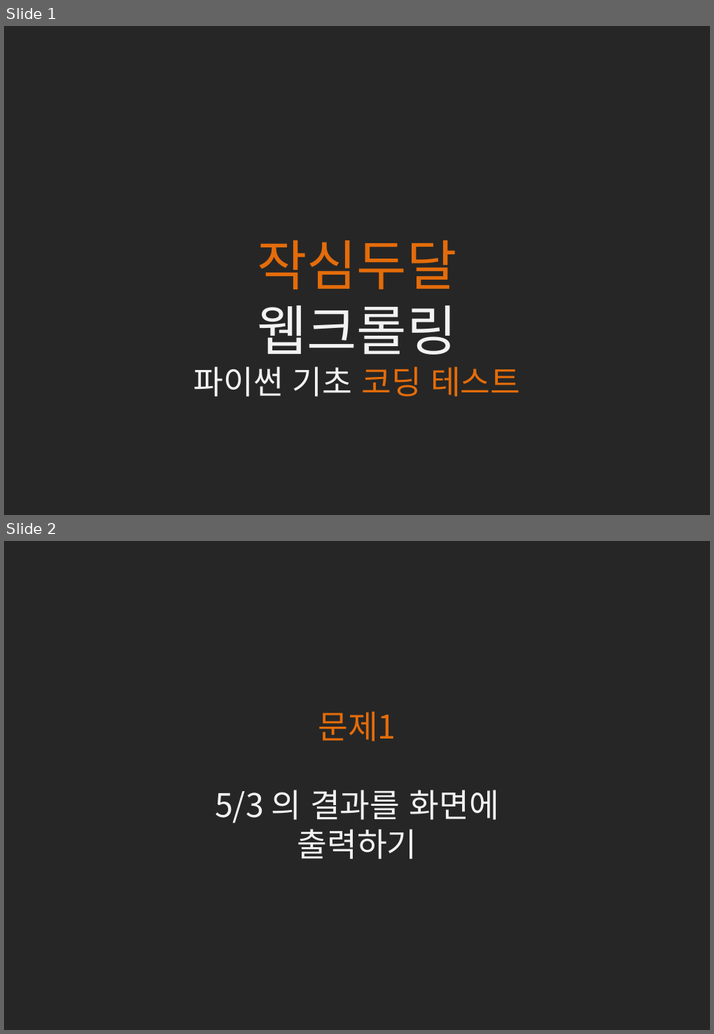
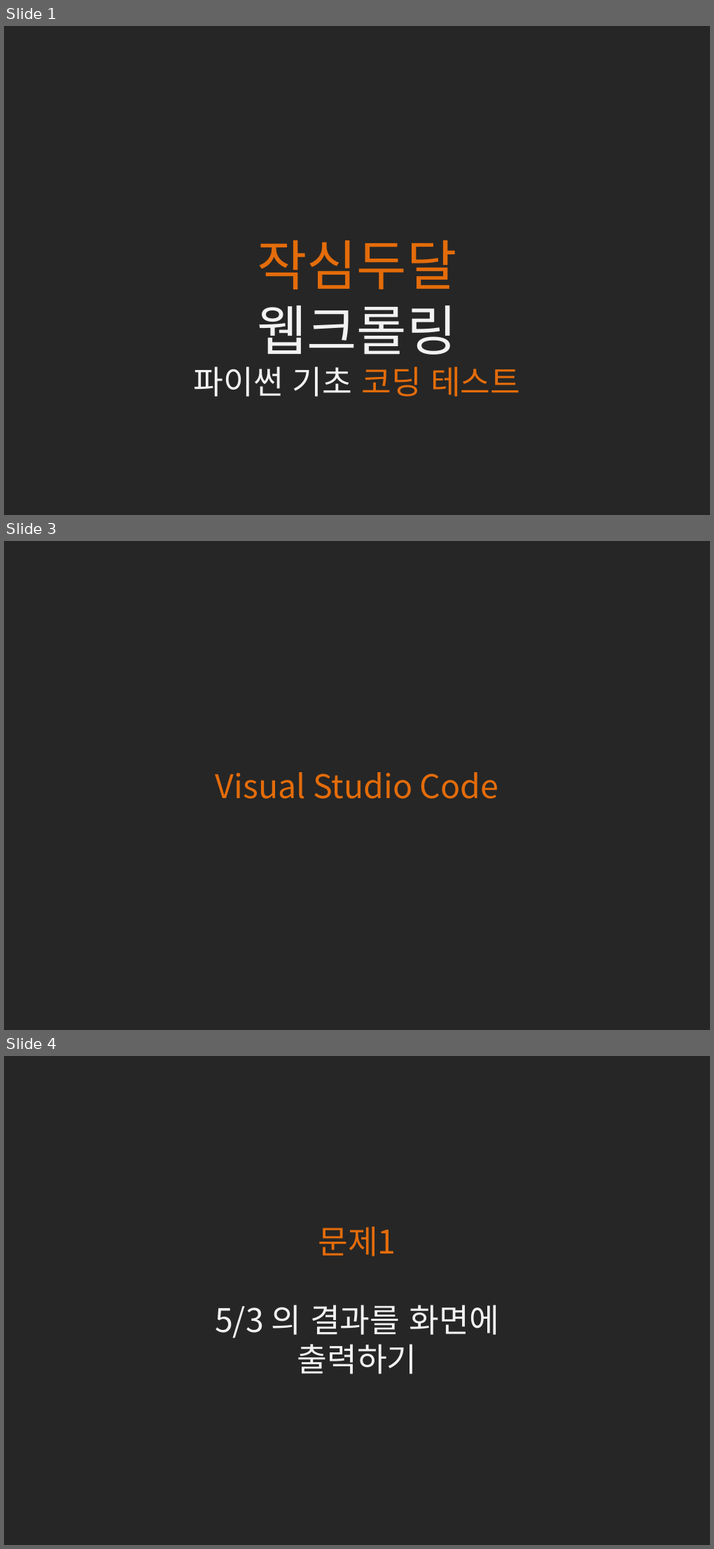
Before and after one commit to kwonkijun/python, a slide deck: 2021작심두달웹크롤링/웹크롤링(PPT)/작심두달 웹크롤링 멘토링 수업 - 1. 파이썬 기초 문제.pptx. Shown one above the other, each under a label of ours: slides 1 and 2 before the commit, slides 1, 3 and 4 after it; the slides between them are not shown. The pictures are 714x1034 and 714x1549 pixels, drawn with LibreOffice and Linux fonts; fonts in the diff are those of the drawing. Boxes give left, top, right and bottom in pixels: in the first picture for what was removed or moved away, otherwise in the second. Text is boxed around its words. In the diff, an @@ line names an element or a change of style, - is before the commit and + after.

```diff
--- a/2021작심두달웹크롤링/웹크롤링(PPT)/작심두달 웹크롤링 멘토링 수업 - 1. 파이썬 기초 문제.pptx
+++ b/2021작심두달웹크롤링/웹크롤링(PPT)/작심두달 웹크롤링 멘토링 수업 - 1. 파이썬 기초 문제.pptx
@@ slide 3 added at <box>4,541,710,1030</box>, background #262626 @@
@@ text added at <box>215,772,498,799</box>, 36 pt, text #E46C0A @@
+Visual Studio Code
@@ what was slide 2 is now slide 4 @@
```
Also in this commit, not shown: 1 slide changed, 3 other slides added, 3 slides removed, 14 other files.
